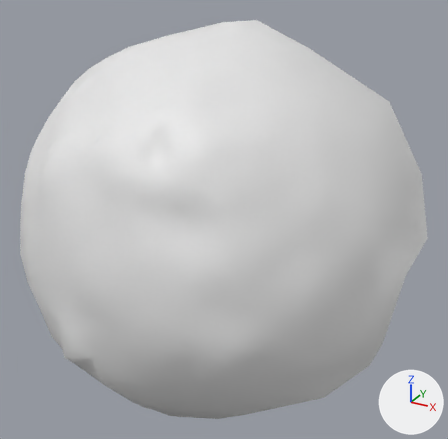
Before and after pictures for a commit that changed the OBJ model res/final/onecam_fullvolume/cleanedup/FullVolium.000144.obj.
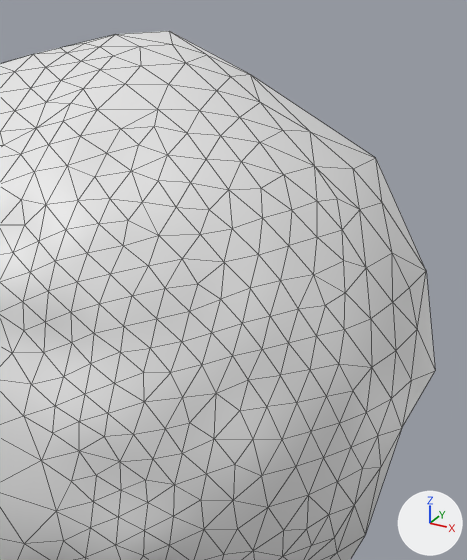
Old and new are each drawn whole from a camera (50 mm lens) standing at (-286.9, 485.6, -97.3) and looking at (-385.9, 665.6, -187.3) and again close up on the part from 33% to 100% of the width and 0% to 82% of the height. The axes (+X, +Y, +Z) are drawn at lower right. The lights are the same throughout. The close-ups show mesh edges as thin lines. Where no turn or scale is listed for an object, it has been applied to the vertices.

Objects in the first close-up: 'FullVolium.000144'.
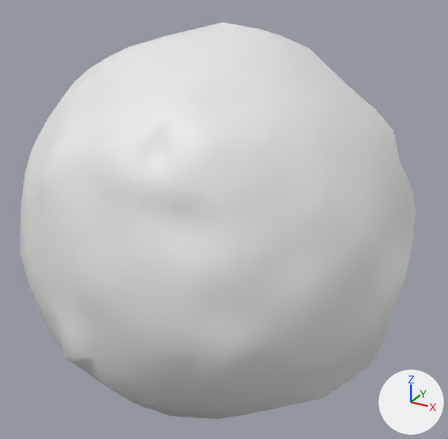
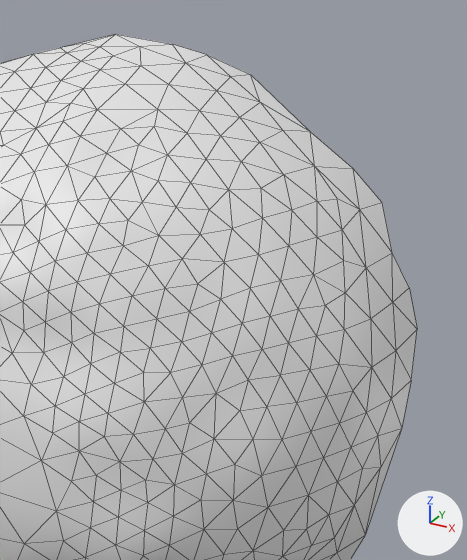
Changed parts and their boxes [x1, y1, x2, y2] in the close-ups (467 x 560 px):
```json
{"object": "FullVolium.000144", "change": "reshaped", "before": [0, 31, 435, 560], "after": [0, 34, 417, 560]}
{"part": 1, "of": "me_fullvolium_000144", "change": "deleted", "before": [117, 31, 435, 427]}
```

The change, as JSON lines over the scene's bpy script:
```json
{"block": "me_fullvolium_000144", "where": "# used by ob_fullvolium_000144; location = (0.0, 0.0, 0.0)"}
{"op": "remove", "block": "me_fullvolium_000144", "code": "me_fullvolium_000144.from_pydata(...)  # 422 vertices, 817 faces; spans x -467.7..-318.2, y 607.0..709.8, z -266.9..-121.0"}
{"op": "add", "block": "me_fullvolium_000144", "code": "me_fullvolium_000144.from_pydata(...)  # 418 vertices, 804 faces; spans x -467.7..-321.3, y 607.0..692.3, z -266.9..-121.0"}
{"block": "me_fullvolium_000144", "change": "me_fullvolium_000144 part 1"}
{"block": "me_fullvolium_000144", "change": "4 vertices are removed from x -388.0..-318.2, y 685.3..709.8, z -187.5..-121.1"}
{"block": "me_fullvolium_000144", "change": "13 faces are deleted"}
```
